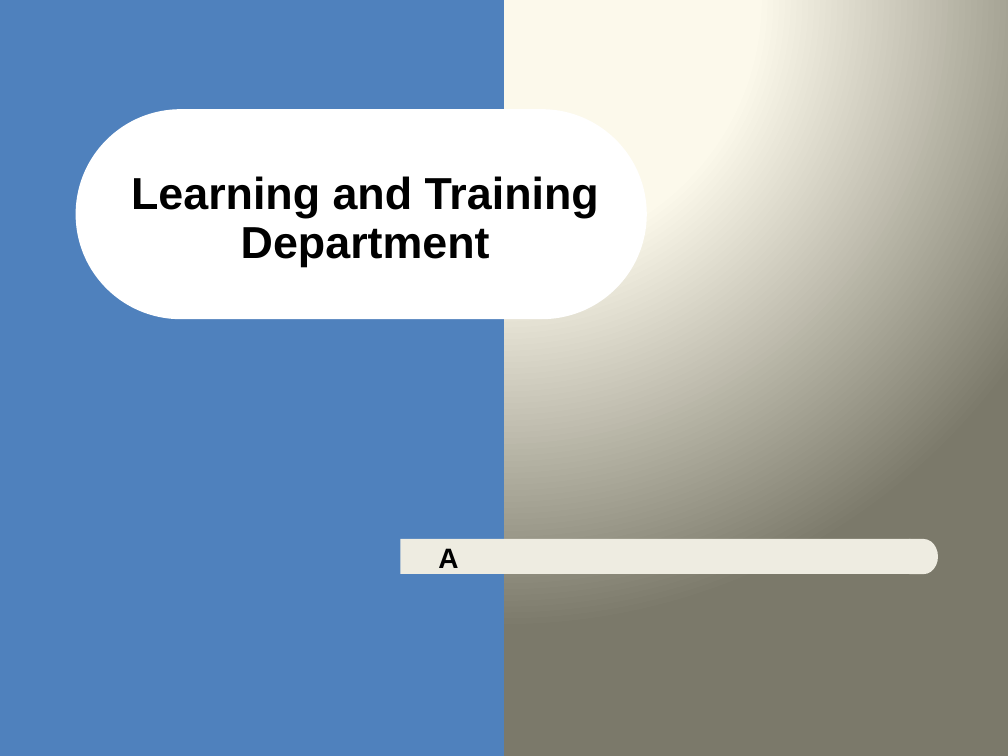
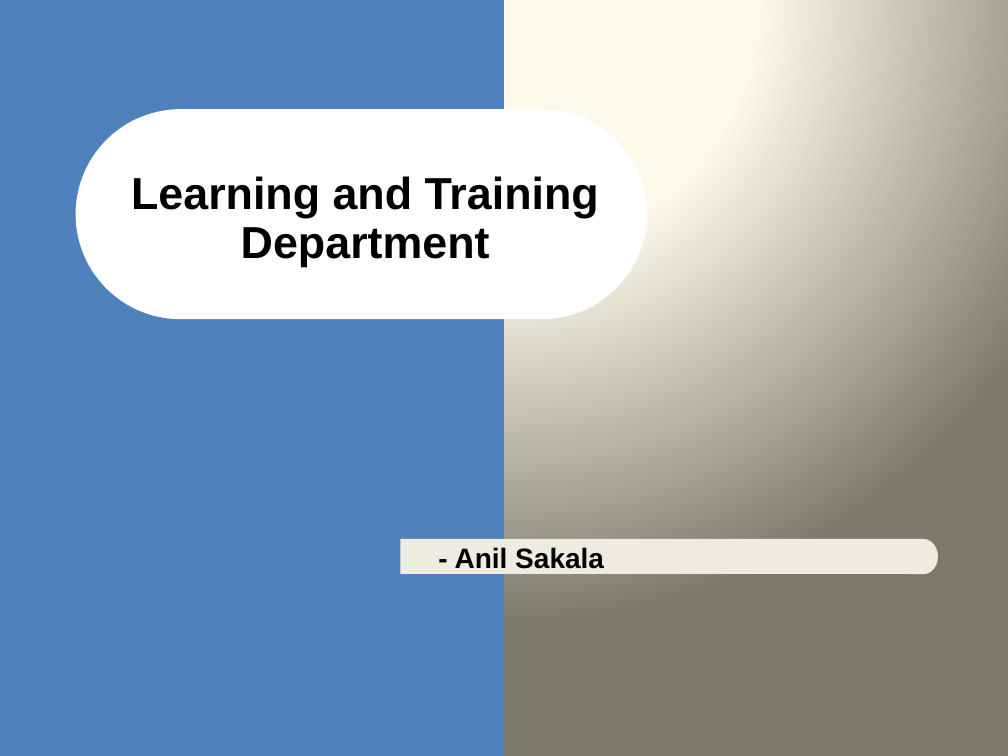
Before and after one commit to asakala/notes, a slide deck: slide 1 of Prokarma/Customer Satisfaction.pptx. Drawn at 1008x756 pixels with LibreOffice and Linux fonts; fonts in the diff are those of the drawing. Boxes give left, top, right and bottom in pixels: in the first picture for what was removed or moved away, otherwise in the second. Text is boxed around its words. In the diff, an @@ line names an element or a change of style, - is before the commit and + after.

```diff
--- a/Prokarma/Customer Satisfaction.pptx
+++ b/Prokarma/Customer Satisfaction.pptx
@@ subtitle at bbox=[455, 547, 604, 569]: text changed @@
-A
+- Anil Sakala
```
Also in this commit, not shown: 3 other slides changed, 11 slides added, 16 slides removed.
